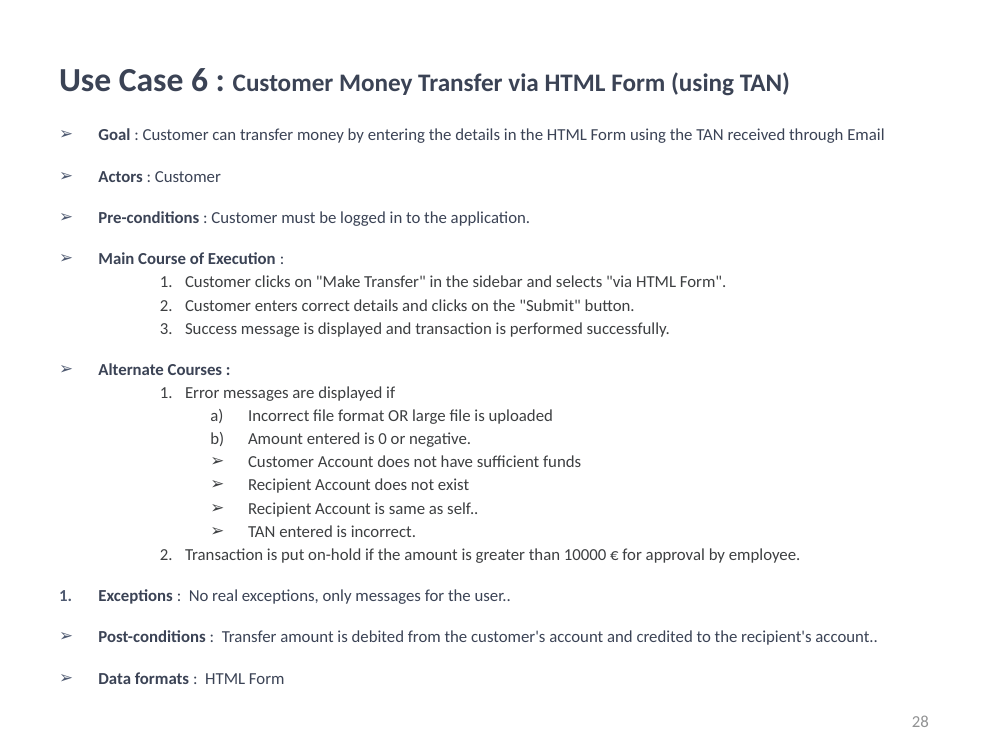
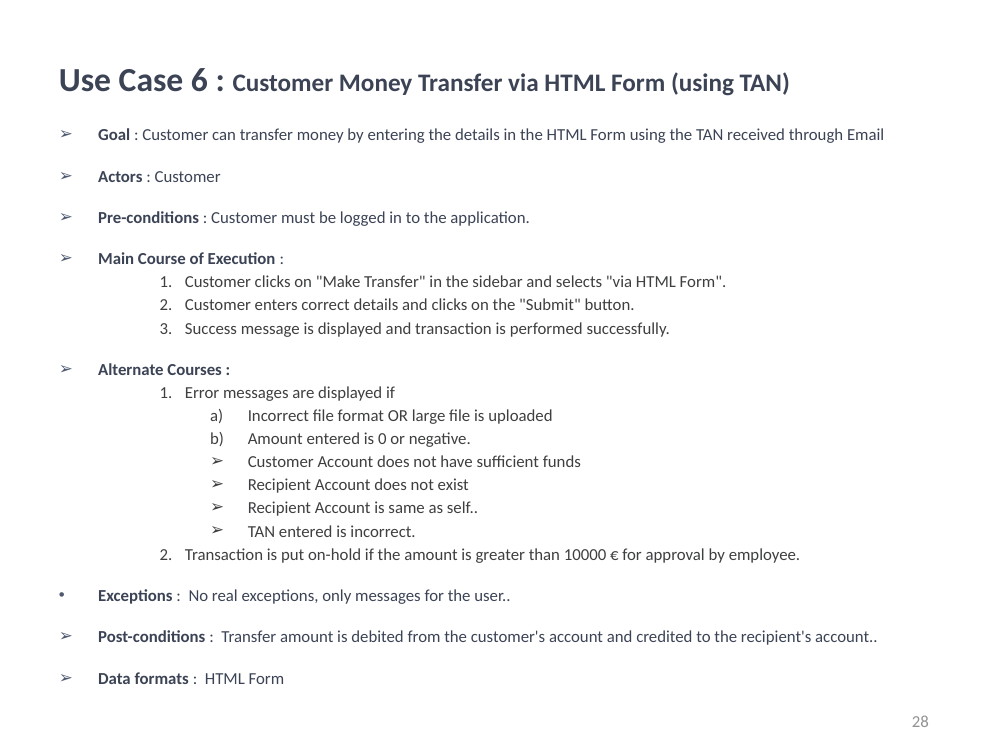
Before and after one commit to kwuerl/secure-coding-team-8, a slide deck: slide 28 of presentations/Phase3.ppt. Drawn at 1008x756 pixels with LibreOffice and Linux fonts; fonts in the diff are those of the drawing; background and template pictures are left out. Boxes give left, top, right and bottom in pixels: in the first picture for what was removed or moved away, otherwise in the second. Text is boxed around its words. In the diff, an @@ line names an element or a change of style, - is before the commit and + after.

```diff
--- a/presentations/Phase3.ppt
+++ b/presentations/Phase3.ppt
@@ text at (x1=98, y1=275, x2=800, y2=604): indent changed; bullet 1. to • @@
```
Also in this commit, not shown: 9 other slides changed.
